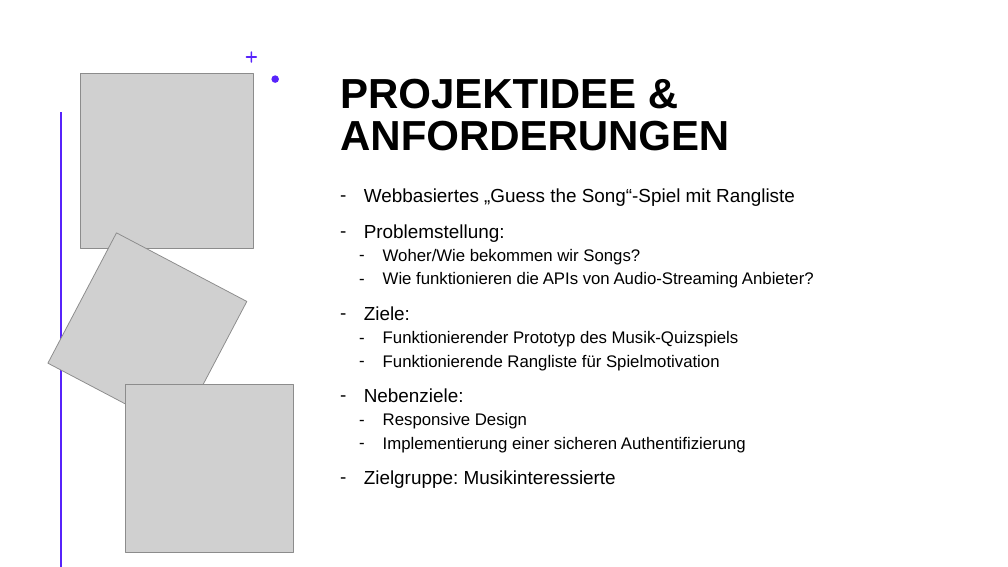
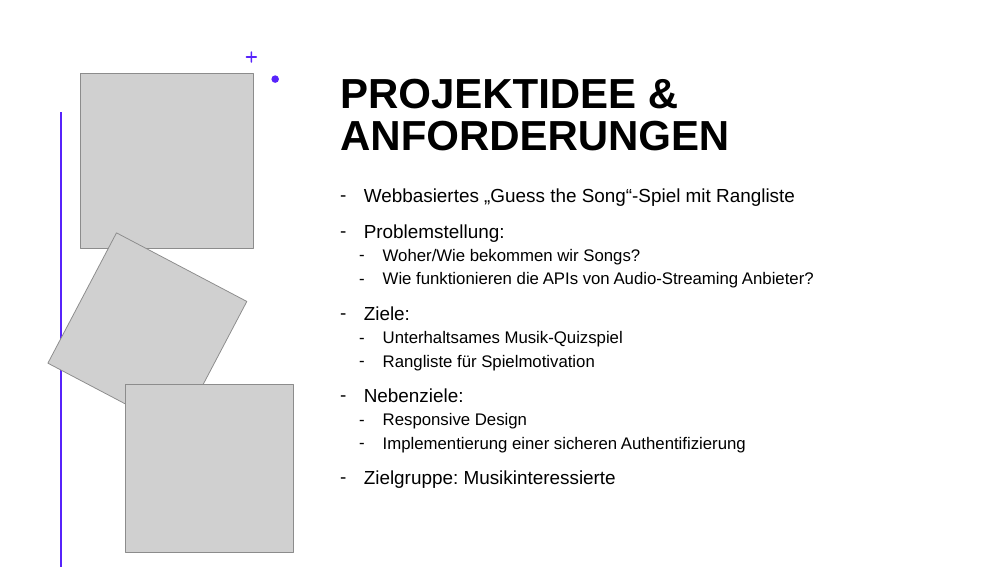
Before and after one commit to Sodentix/Melodia, a slide deck: slide 4 of Projektunterlagen/999_Präsentationen/2. Abschlusspräsentation/Abschlusspräsentation Melodia_PRAESENTATION.pptx. Drawn at 1008x567 pixels with LibreOffice and Linux fonts; fonts in the diff are those of the drawing; grey boxes stand for pictures. Boxes give left, top, right and bottom in pixels: in the first picture for what was removed or moved away, otherwise in the second. Text is boxed around its words. In the diff, an @@ line names an element or a change of style, - is before the commit and + after.

Commit message:
Small presentation changes

```diff
--- a/Projektunterlagen/999_Präsentationen/2. Abschlusspräsentation/Abschlusspräsentation Melodia_PRAESENTATION.pptx
+++ b/Projektunterlagen/999_Präsentationen/2. Abschlusspräsentation/Abschlusspräsentation Melodia_PRAESENTATION.pptx
@@ text at [383,331,623,371]: text changed @@
-  – Funktionierender Prototyp des Musik-Quizspiels
-  – Funktionierende Rangliste für Spielmotivation
+  – Unterhaltsames Musik-Quizspiel
+  – Rangliste für Spielmotivation
```
Also in this commit, not shown: 1 other slide changed, 1 other file.
